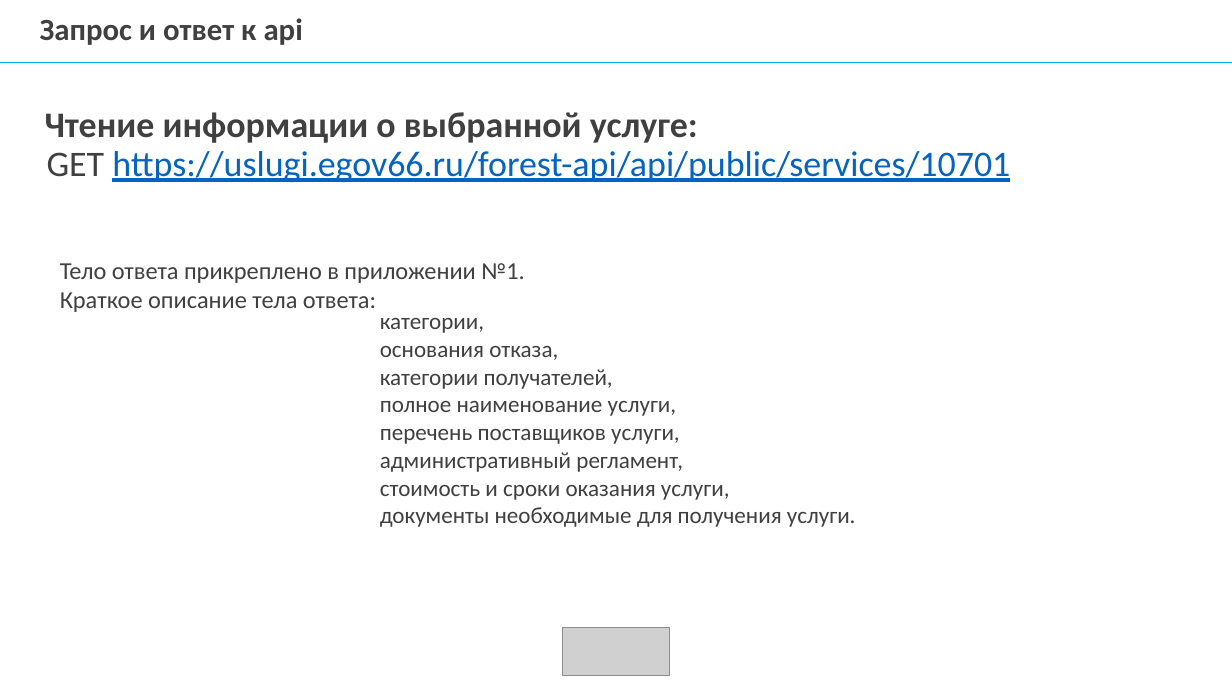
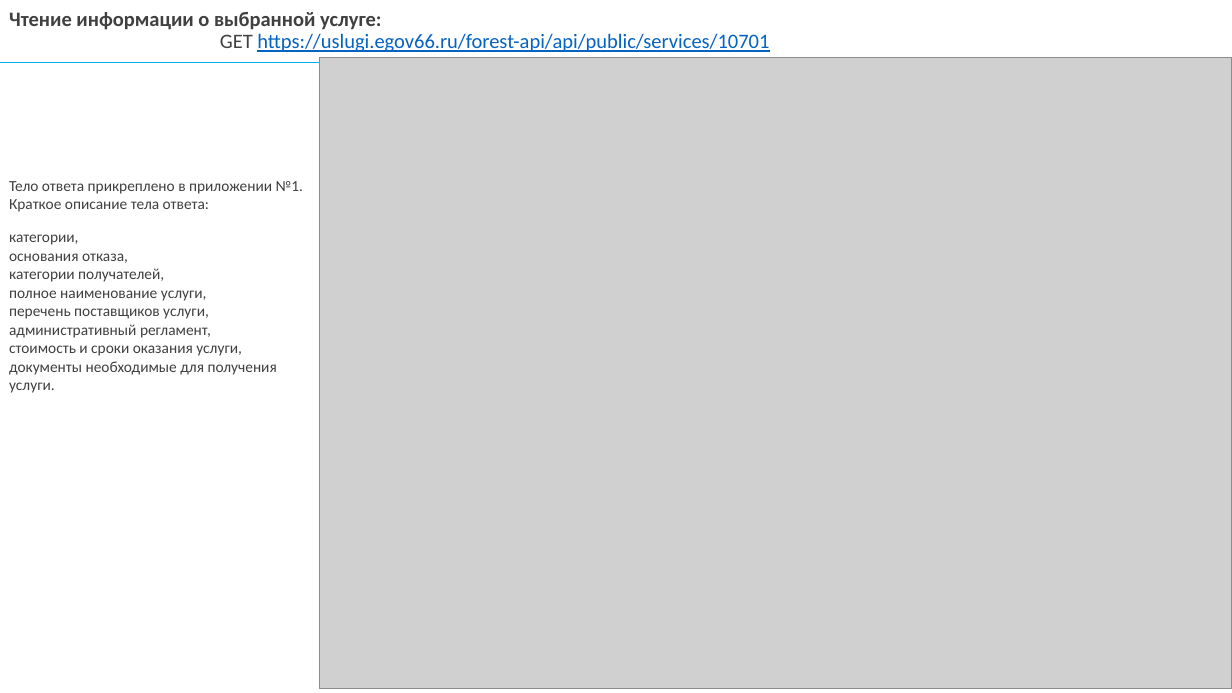
Before and after one commit to mcdodik20008/docs, a slide deck: slide 11 of Презентация диплома.pptx (slide 10 before the commit). Drawn at 1232x693 pixels with LibreOffice and Linux fonts; fonts in the diff are those of the drawing; grey boxes stand for pictures; background and template pictures are left out. Boxes give left, top, right and bottom in pixels: in the first picture for what was removed or moved away, otherwise in the second. Text is boxed around its words. In the diff, an @@ line names an element or a change of style, - is before the commit and + after.

```diff
--- a/Презентация диплома.pptx
+++ b/Презентация диплома.pptx
@@ text "Чтение информации о выбранной услуге:": place and size @@
-text "Чтение информации о выбранной услуге:" at (45, 112, 1010, 182)
+text "Чтение информации о выбранной услуге:" at (9, 12, 769, 52)
@@ text "Чтение информации о выбранной услуге:" at (9, 12, 769, 52): size 28 to 16 pt; text colour #646464 to #404040 in "Чтение информации о выбранной услуге:", "GET" @@
@@ text removed at (40, 18, 303, 45) @@
-Запрос и ответ к api
@@ picture added at (320, 57, 1232, 688) @@
@@ text "Тело ответа прикреплено в приложении ...": place and size @@
-text "Тело ответа прикреплено в приложении ..." at (60, 263, 524, 312)
+text "Тело ответа прикреплено в приложении ..." at (9, 181, 303, 212)
@@ text "Тело ответа прикреплено в приложении ..." at (9, 181, 303, 212): size 19 to 12 pt, text colour #646464 to #404040 @@
@@ text "категории,": place and size @@
-text "категории," at (380, 318, 856, 527)
+text "категории," at (9, 234, 277, 393)
@@ text "категории," at (9, 234, 277, 393): size 18 to 12 pt, text colour #646464 to #404040 @@
@@ picture removed at (563, 628, 670, 675) @@
```
Also in this commit, not shown: 14 other slides changed, 4 slides added, 3 slides removed, 4 other files.
